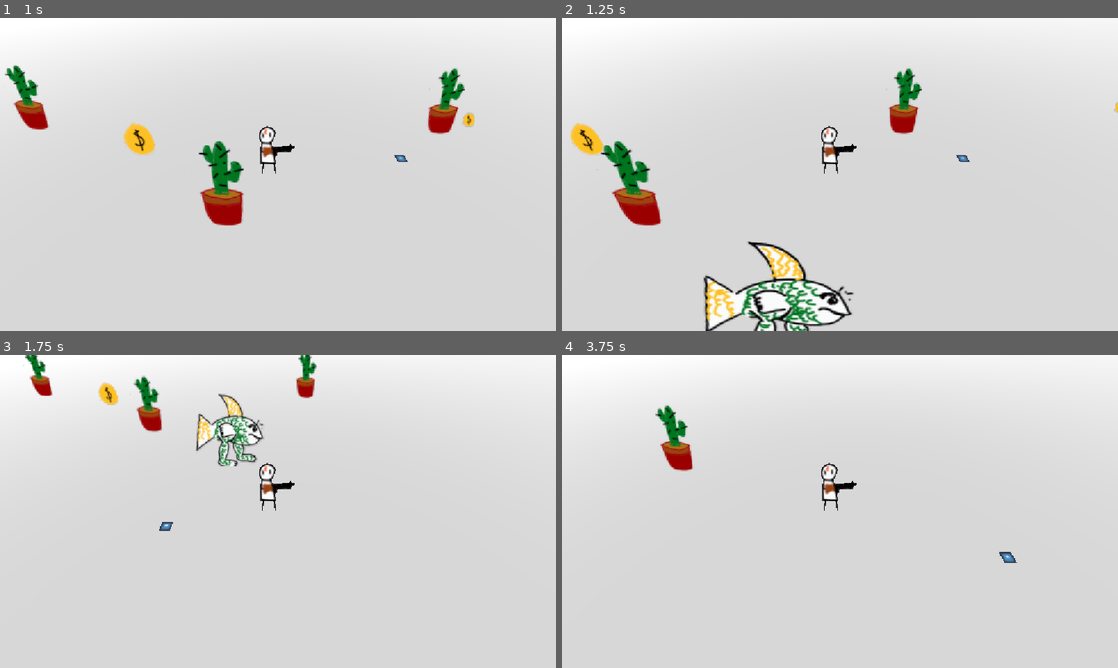
Above: before the commit, frames 1-4 (two rows, left to right).
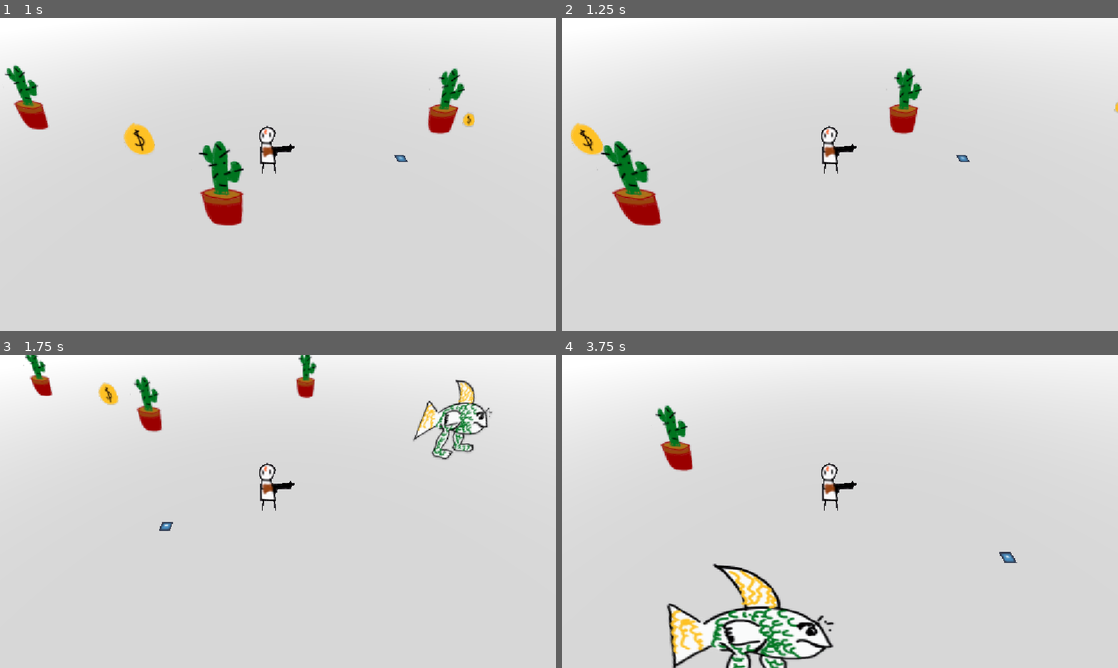
Above: after the commit, the same moments.

Repository: gmuGADIG/DEADSHOT
Game: Godot game, scene res://test_scenes/example_scene.tscn
The game is run twice, just before and just after one commit, with the same random seed, the same clock (stepped at 60 frames per second) and the same inputs. This scene is started directly instead of the project's main scene. The engine's default icon, where the game draws it, is replaced by a stand-in: a white triangle on a blue panel in a dark square.
Inputs (mouse positions are in pixels of both pictures, inside the frame that each line leads up to):
- Up to frame 1 (1 s): tap Enter at 0.5 s; move the mouse to (400, 158) at 0.52 s; press the mouse at (400, 158) at 0.53 s; hold D (move_right) from 0.53 s (still down)
- Up to frame 2 (1.25 s): keep holding D (move_right)
- Up to frame 3 (1.75 s): move the mouse to (166, 527) at 1.27 s; release D (move_right) at 1.28 s; release the mouse at (166, 527) at 1.28 s; hold S (move_down) from 1.28 s (still down); tap E (interact) at 1.35 s
- Up to frame 4 (3.75 s): move the mouse to (895, 442) at 2.02 s; release S (move_down) at 2.03 s; hold D (move_right) 2.03-2.78 s; tap Space (roll) at 2.1 s; move the mouse to (812, 574) at 2.77 s; hold W (move_up) 2.78-3.53 s; click (812, 574) at 2.85 s; move the mouse to (1006, 558) at 3.52 s; hold A (move_left) from 3.53 s (still down); hold E (interact) from 3.53 s (still down)

Frame 1 is identical in both runs. In frame 2, 3.8% of the frame differs, in the area x 25-53%, y 71-100%; in frame 3, 2.6%; in frame 4, 4.8%, in the area x 18-50%, y 66-100%.

Commit message:
Fixed vulnerability

Diff:
--- a/systems/attacking/health/health.gd
+++ b/systems/attacking/health/health.gd
@@ -3,6 +3,7 @@
 signal killed
 
 @export var max_health : int
+@export var vulnerable:bool
 
 var health : int
 
@@ -10,6 +11,8 @@
 	health = max_health
 
 func hurt(amount : int) -> void:
+	if !vulnerable: return
+
 	if health <= 0: return # already dead
 
 	health -= amount
--- a/world/enemy/base/enemy_base.gd
+++ b/world/enemy/base/enemy_base.gd
@@ -71,7 +71,7 @@
 var was_tracking : bool = false
 
 ## How close the enemy is to the destination before being "basically there"
-var proximity_tolerance : float = 1
+@export var proximity_tolerance : float = 1
 
 var shooting := false
 var can_shoot := true
--- a/world/enemy/longhorn/longhorn.gd
+++ b/world/enemy/longhorn/longhorn.gd
@@ -5,6 +5,7 @@
 @export var charge_time:float
 @export var cooldown_time:float
 @export var hurtbox:Hurtbox
+@export var health:Health
 var player_damage_source:DamageInfo.Source = DamageInfo.Source.PLAYER
 var target:Vector3
 
@@ -15,7 +16,8 @@
 func hostile() -> void:
 	if timer.is_stopped():
 		print("Charging")
-		hurtbox.allowed_damage_sources.pop_front()
+		health.vulnerable = false
+		#hurtbox.allowed_damage_sources.pop_front()
 		timer.start(charge_time)
 
 
@@ -29,7 +31,8 @@
 			if timer.is_stopped():
 				timer.start(cooldown_time)
 				print("I'm vulny")
-				hurtbox.allowed_damage_sources.insert(0, player_damage_source)
+				health.vulnerable = true
+				#hurtbox.allowed_damage_sources.insert(0, player_damage_source)
 
 #endregion
 
--- a/world/enemy/longhorn/longhorn.tscn
+++ b/world/enemy/longhorn/longhorn.tscn
@@ -4,13 +4,14 @@
 [ext_resource type="Script" uid="uid://dqw3rnmgfv6r7" path="res://world/enemy/longhorn/longhorn.gd" id="2_efxix"]
 [ext_resource type="Texture2D" uid="uid://chnnd6opa6df5" path="res://temp_art/gartic/fish_man.png" id="3_g07qo"]
 
-[node name="Enemy" node_paths=PackedStringArray("timer", "hurtbox") instance=ExtResource("1_qriva")]
+[node name="Enemy" node_paths=PackedStringArray("timer", "hurtbox", "health") instance=ExtResource("1_qriva")]
 script = ExtResource("2_efxix")
 timer = NodePath("ChargeTimer")
-charge_time = 1.0
-cooldown_time = 2.0
+charge_time = 3.0
+cooldown_time = 3.0
 hurtbox = NodePath("Hurtbox")
-type = 1
+health = NodePath("Health")
+proximity_tolerance = 1.5
 
 [node name="Sprite3D" parent="." index="1"]
 texture = ExtResource("3_g07qo")
Not shown: 1 places in test_scenes/example_scene.tscn that only renumber resources
